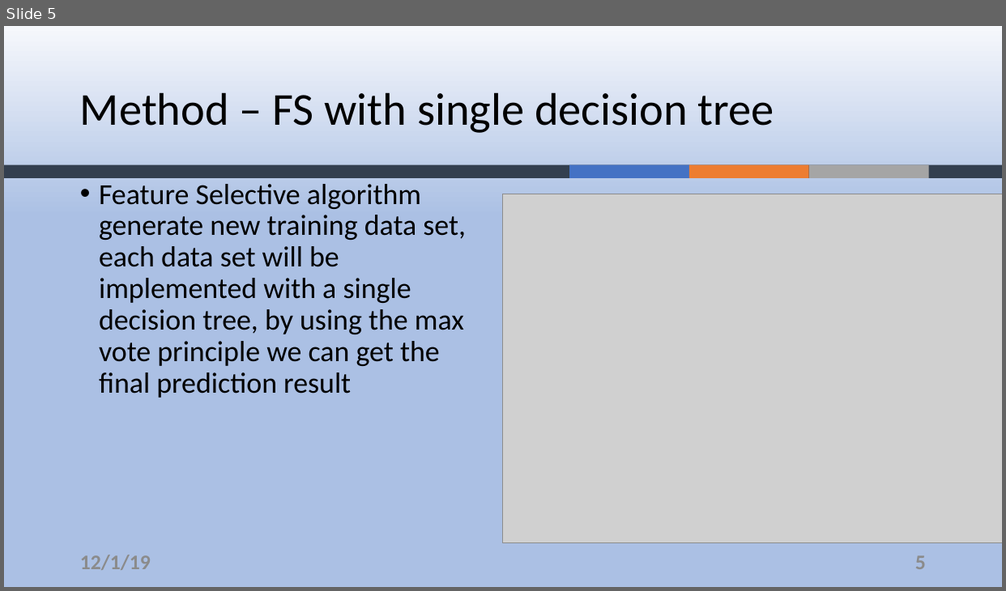
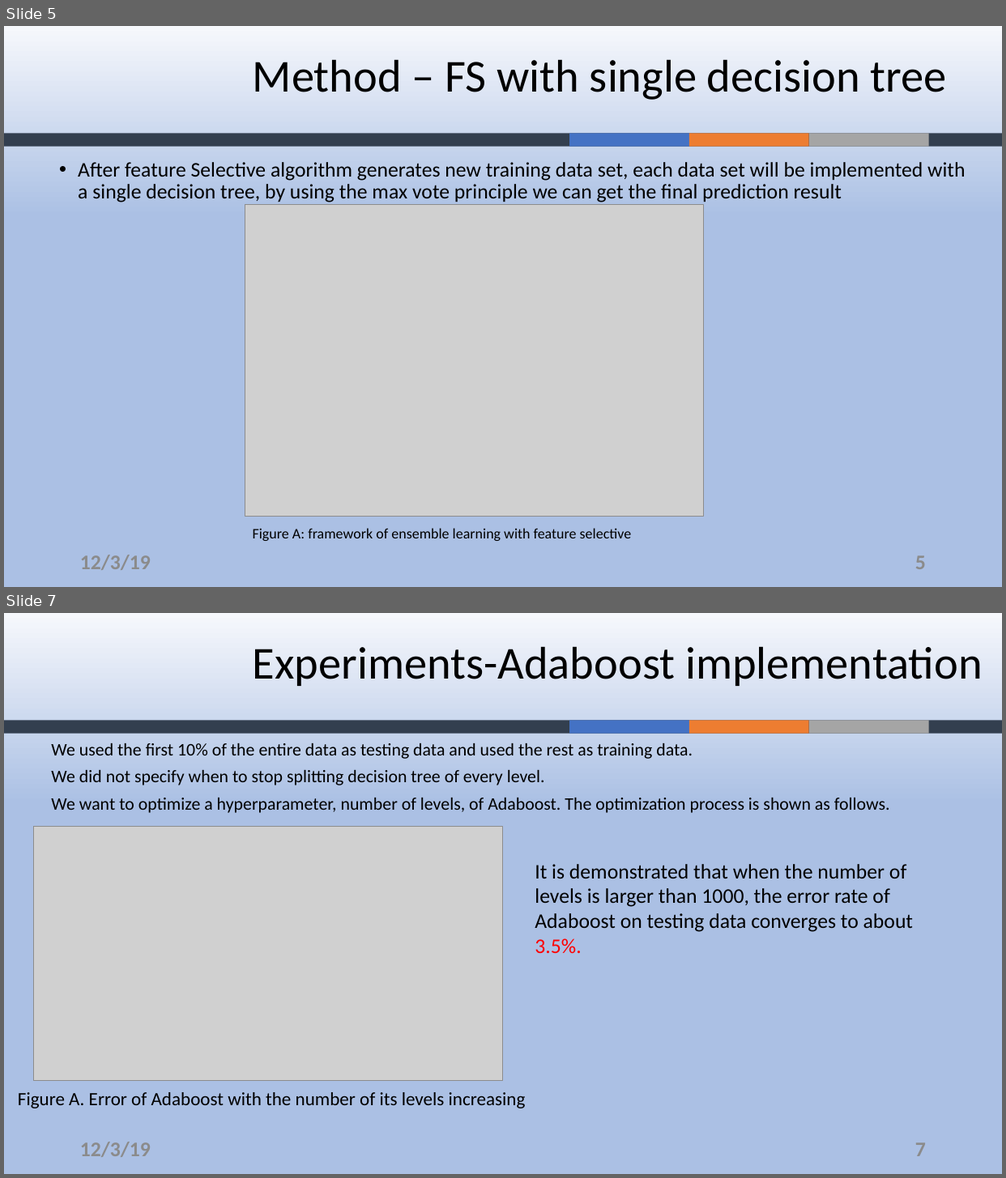
Before and after one commit to ZouYao0720/final-project-, a slide deck: final-presentation.pptx. Shown one above the other, each under a label of ours: slide 5 before the commit, slides 5 and 7 after it; the slides between them are not shown. The pictures are 1006x591 and 1006x1178 pixels, drawn with LibreOffice and Linux fonts; fonts in the diff are those of the drawing; grey boxes stand for pictures; background and template pictures are left out. Boxes give left, top, right and bottom in pixels: in the first picture for what was removed or moved away, otherwise in the second. Text is boxed around its words. In the diff, an @@ line names an element or a change of style, - is before the commit and + after.

```diff
--- a/final-presentation.pptx
+++ b/final-presentation.pptx
@@ slide 7 added at box(4, 613, 1002, 1174), background gradient #F6F8FC to #ABC0E4 to #C7D5ED; not listed: 4 template elements that a slide beside it also shows @@
@@ title added at box(253, 646, 982, 686), 44 pt, text #000000 @@
+Experiments-Adaboost implementation
@@ text added at box(51, 743, 890, 813), 17 pt, text #000000 @@
+We used the first 10% of the entire data as testing data and used the rest as training data.
+We did not specify when to stop splitting decision tree of every level.
+We want to optimize a hyperparameter, number of levels, of Adaboost. The optimization process is shown as follows.
@@ picture added at box(34, 826, 503, 1081) @@
@@ text added at box(535, 864, 913, 954), 20 pt, text #000000 @@
+It is demonstrated that when the number of levels is larger than 1000, the error rate of Adaboost on testing data converges to about 3.5%.
@@ text added at box(18, 1093, 526, 1109), 18 pt, text #000000 @@
+Figure A. Error of Adaboost with the number of its levels increasing
@@ text added at box(80, 1142, 151, 1157), 20 pt, text #8C8C8C, bold @@
+12/3/19
@@ page number added at box(915, 1143, 926, 1157), 20 pt, text #8C8C8C, bold @@
+7
@@ slide 5 changed as well @@
@@ title "Method – FS with single ...": place and size @@
-title "Method – FS with single ..." at box(80, 92, 774, 133)
+title "Method – FS with single ..." at box(253, 59, 947, 100)
@@ 4 rectangles: place and size @@
-4 rectangles at box(4, 165, 1002, 179)
+4 rectangles at box(4, 133, 1002, 147)
@@ text at box(78, 162, 965, 203): text changed; size 28 to 20 pt @@
-• Feature Selective algorithm generate new training data set, each data set will be implemented with a single decision tree, by using the max vote principle we can get the final prediction result
+• After feature Selective algorithm generates new training data set, each data set will be implemented with a single decision tree, by using the max vote principle we can get the final prediction result
@@ picture: place and size @@
-picture at box(503, 194, 1002, 544)
+picture at box(245, 205, 704, 517)
@@ text added at box(253, 528, 632, 541), 14 pt, text #000000 @@
+Figure A: framework of ensemble learning with feature selective
@@ text at box(80, 555, 151, 570): text changed @@
-12/1/19
+12/3/19
```
Also in this commit, not shown: 8 other slides changed, 2 other slides added, 2 slides removed.
